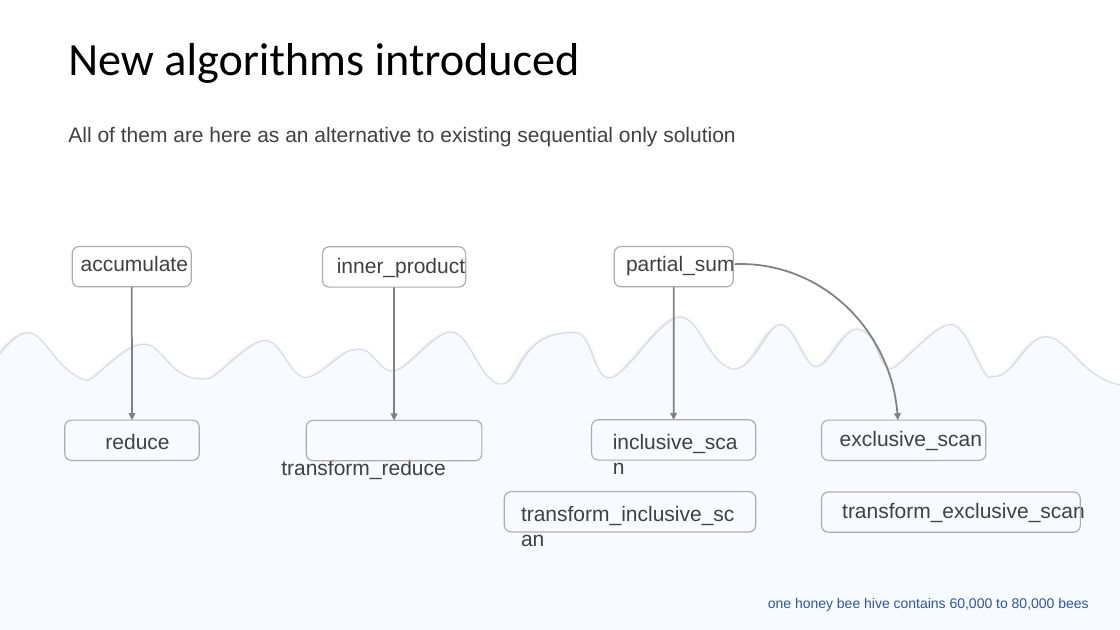
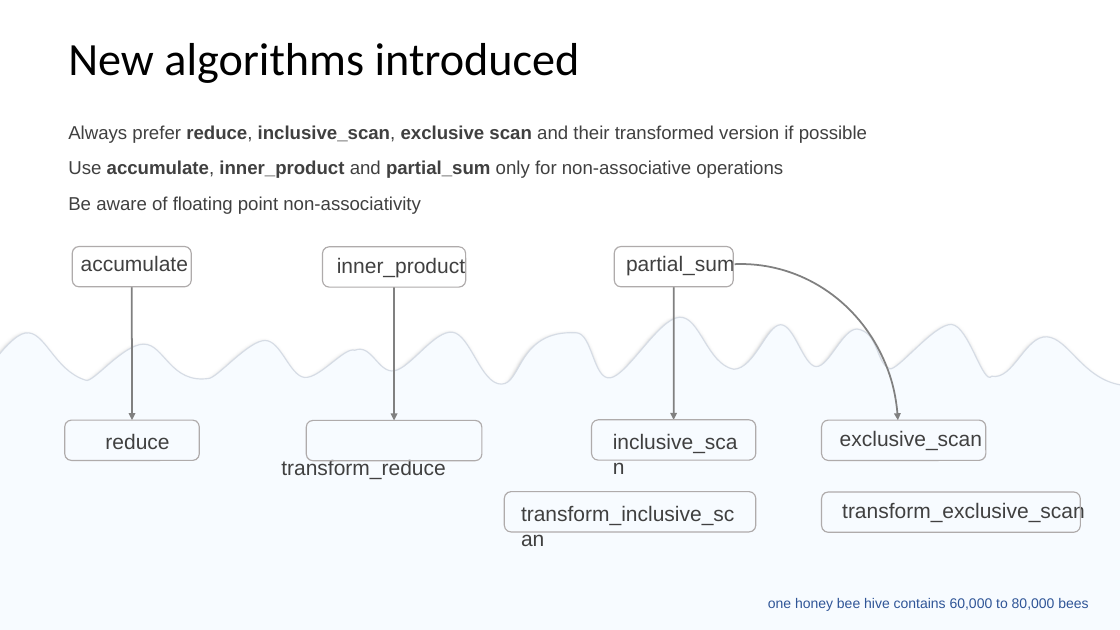
Before and after one commit to EmptySquareBubble/StoriesFromAParallelUniverse-, a slide deck: slide 31 of stories_from_a_paralel_universe.pptx (slide 33 before the commit). Drawn at 1120x630 pixels with LibreOffice and Linux fonts; fonts in the diff are those of the drawing. Boxes give left, top, right and bottom in pixels: in the first picture for what was removed or moved away, otherwise in the second. Text is boxed around its words. In the diff, an @@ line names an element or a change of style, - is before the commit and + after.

```diff
--- a/stories_from_a_paralel_universe.pptx
+++ b/stories_from_a_paralel_universe.pptx
@@ text at box(68, 125, 867, 214): text changed; size 18 to 16 pt @@
-  All of them are here as an alternative to existing sequential only solution
+  Always prefer reduce, inclusive_scan, exclusive scan and their transformed version if possible
+  Use accumulate, inner_product and partial_sum only for non-associative operations
+  Be aware of floating point non-associativity
```
Also in this commit, not shown: 5 other slides changed.
